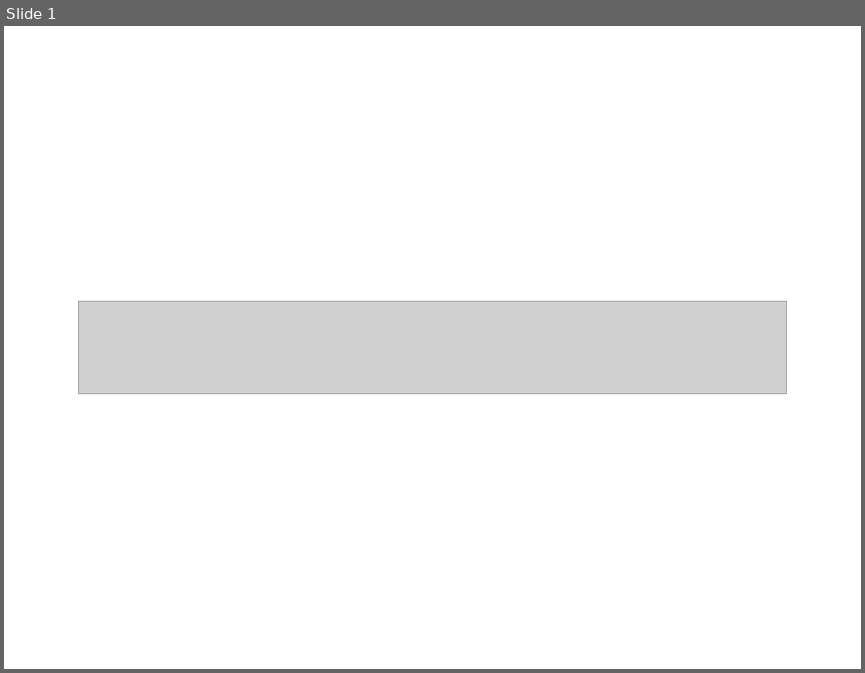
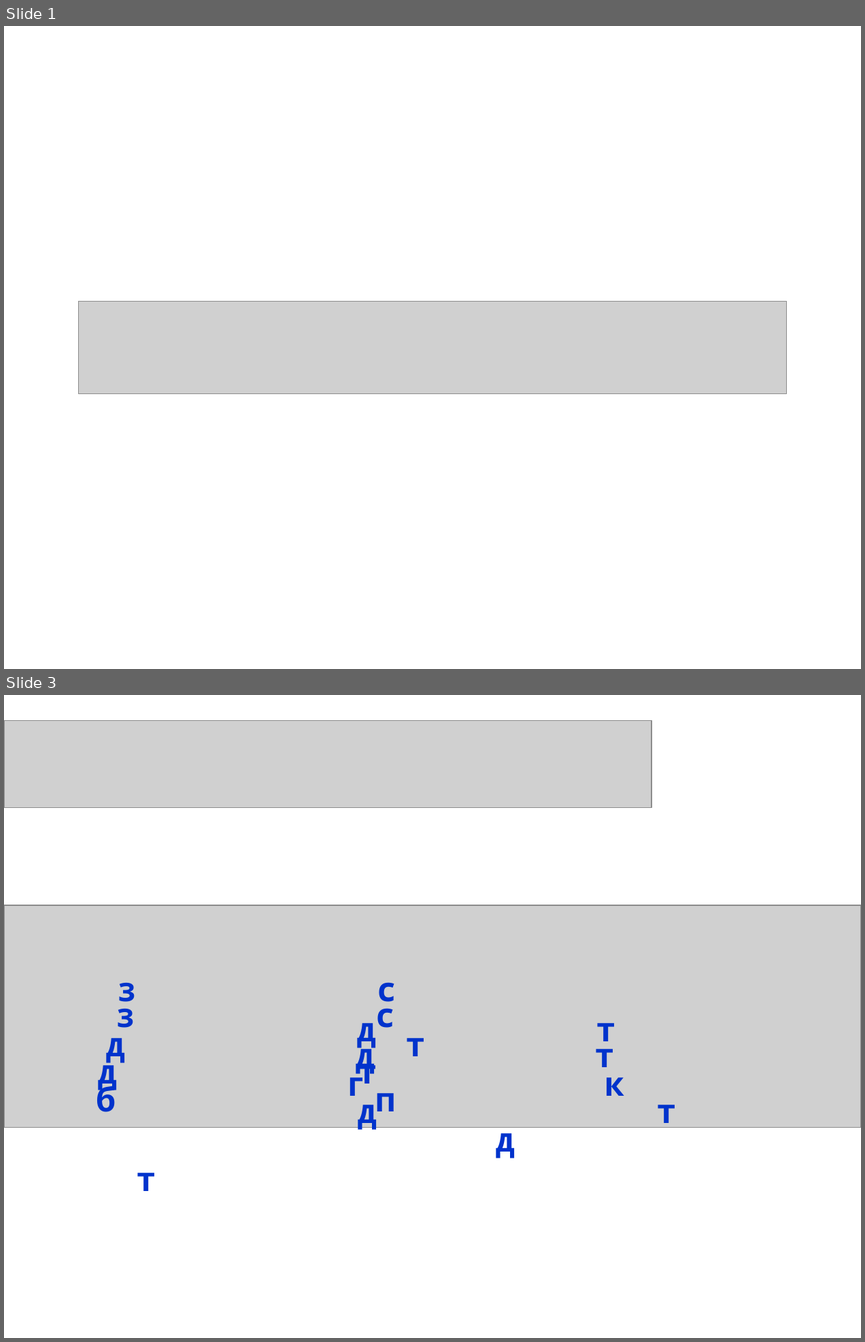
Before and after one commit to dkuzminov/polnikova, a slide deck: 1 класс/08. Звонкие и глухие согласные.ppt. Shown one above the other, each under a label of ours: slide 1 before the commit, slides 1 and 3 after it; the slides between them are not shown. The pictures are 865x673 and 865x1342 pixels, drawn with LibreOffice and Linux fonts; fonts in the diff are those of the drawing; grey boxes stand for pictures. Boxes give left, top, right and bottom in pixels: in the first picture for what was removed or moved away, otherwise in the second. Text is boxed around its words. In the diff, an @@ line names an element or a change of style, - is before the commit and + after.

```diff
--- a/1 класс/08. Звонкие и глухие согласные.ppt
+++ b/1 класс/08. Звонкие и глухие согласные.ppt
@@ slide 3 added at box(4, 695, 861, 1338), background #FFFFFF @@
@@ picture added at box(4, 721, 652, 808) @@
@@ picture added at box(4, 905, 861, 1127) @@
@@ text added at box(116, 982, 396, 1076), 28 pt, text #0033CC, bold @@
+з с д т
@@ text added at box(118, 983, 616, 1050), 28 pt, text #0033CC, bold @@
+з с д т
@@ text added at box(98, 1036, 615, 1092), 28 pt, text #0033CC, bold @@
+д т д т
@@ text added at box(345, 1023, 625, 1096), 28 pt, text #0033CC, bold @@
+д т г к
@@ text added at box(96, 1080, 677, 1132), 28 pt, text #0033CC, bold @@
+б п д т
```
Also in this commit, not shown: 8 other slides added, 9 slides removed, 22 other files.
